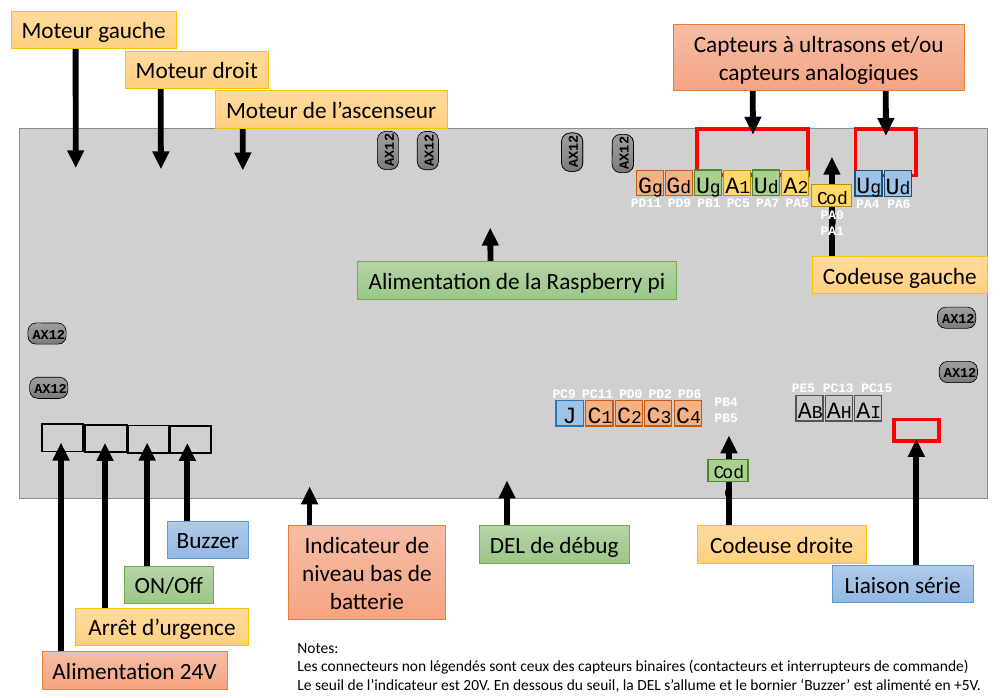
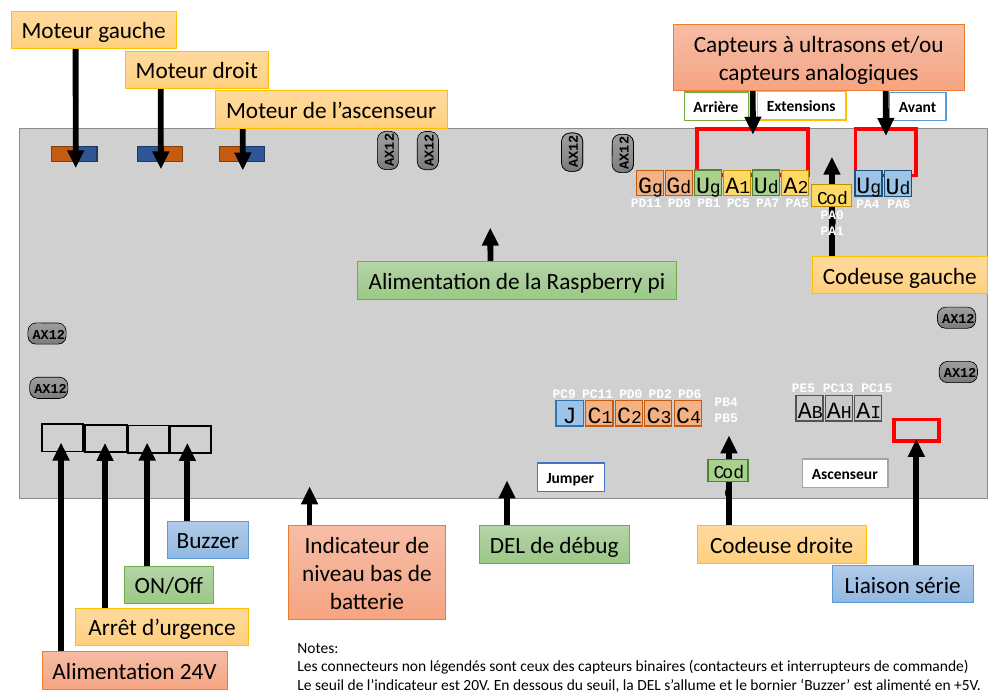
Before and after one commit to Club-INTech/TechTheTowel-HighLevel, a slide deck: slide 2 of hardware/Interconnexions/DocCarteInterconnexions.pptx. Drawn at 1008x698 pixels with LibreOffice and Linux fonts; fonts in the diff are those of the drawing; grey boxes stand for pictures. Boxes give left, top, right and bottom in pixels: in the first picture for what was removed or moved away, otherwise in the second. Text is boxed around its words. In the diff, an @@ line names an element or a change of style, - is before the commit and + after.

```diff
--- a/hardware/Interconnexions/DocCarteInterconnexions.pptx
+++ b/hardware/Interconnexions/DocCarteInterconnexions.pptx
@@ rectangle added at [684,92,748,120], fill #FFFFFF, outline #70AD47 1 pt, 12 pt, text #000000, bold @@
+Arrière
@@ rectangle added at [758,92,846,120], fill #FFFFFF, outline #FFC000 1 pt, 12 pt, text #000000, bold @@
+Extensions
@@ rectangle added at [890,92,947,120], fill #FFFFFF, outline #5B9BD5 1 pt, 12 pt, text #000000, bold @@
+Avant
@@ rectangle added at [52,146,74,161], fill #C55A11, outline #843C0B 1 pt @@
@@ rectangle added at [75,146,98,161], fill #2F5597, outline #203864 1 pt @@
@@ rectangle added at [137,146,159,161], fill #2F5597, outline #203864 1 pt @@
@@ rectangle added at [161,146,183,161], fill #C55A11, outline #843C0B 1 pt @@
@@ rectangle added at [220,146,242,161], fill #C55A11, outline #843C0B 1 pt @@
@@ rectangle added at [243,146,265,161], fill #2F5597, outline #203864 1 pt @@
@@ rectangle added at [538,464,605,491], fill #FFFFFF, outline #4472C4 1 pt, 12 pt, text #000000, bold @@
+Jumper
@@ rectangle added at [803,459,889,487], fill #FFFFFF, outline #A5A5A5 1 pt, 12 pt, text #000000, bold @@
+Ascenseur
```
Also in this commit, not shown: 1 other file.
